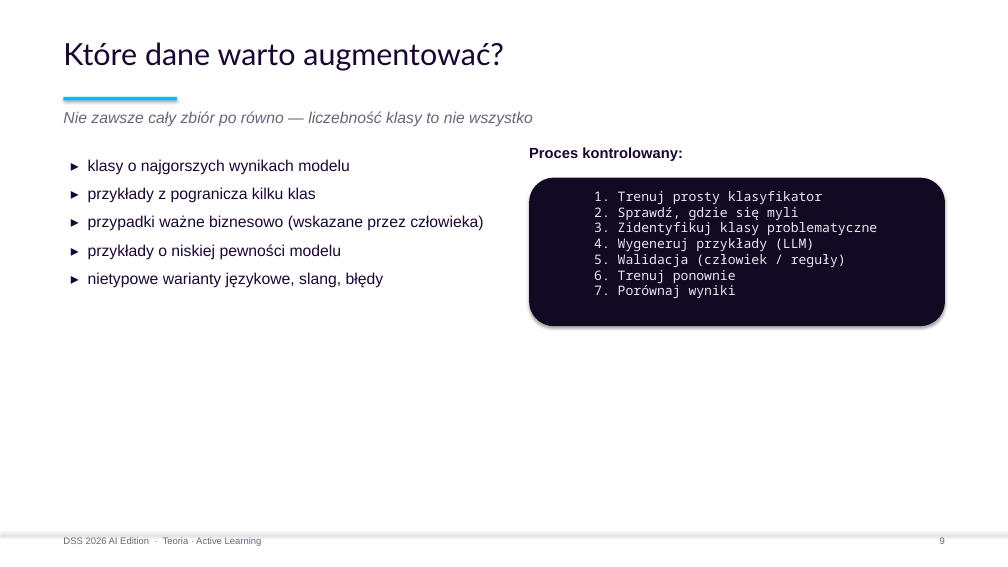
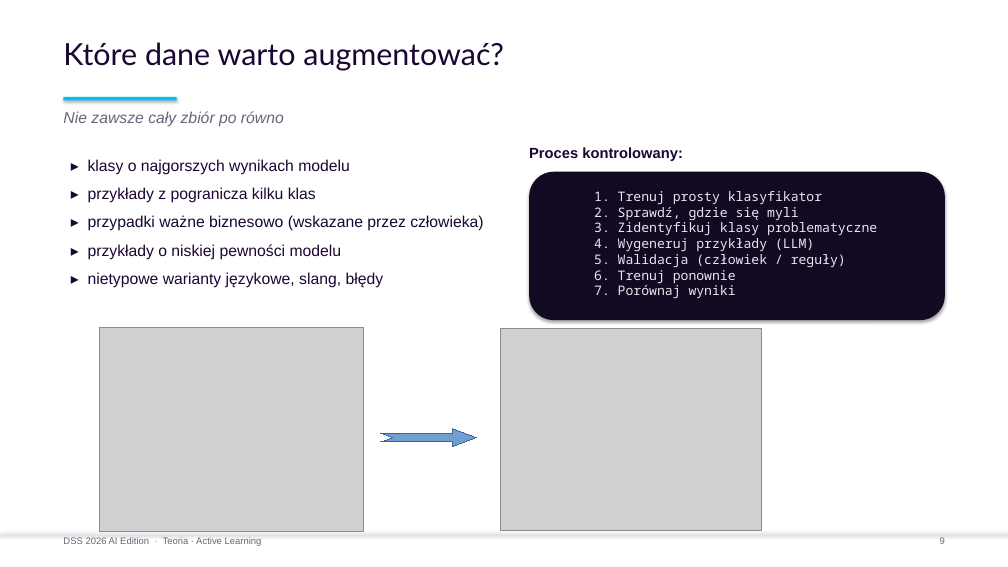
Before and after one commit to radlab-dev-group/.github, a slide deck: slide 9 of conf/DSS_20260618/presentation/pptx/DSS_2026_Tutorial.pptx. Drawn at 1008x567 pixels with LibreOffice and Linux fonts; fonts in the diff are those of the drawing; grey boxes stand for pictures. Boxes give left, top, right and bottom in pixels: in the first picture for what was removed or moved away, otherwise in the second. Text is boxed around its words. In the diff, an @@ line names an element or a change of style, - is before the commit and + after.

```diff
--- a/conf/DSS_20260618/presentation/pptx/DSS_2026_Tutorial.pptx
+++ b/conf/DSS_20260618/presentation/pptx/DSS_2026_Tutorial.pptx
@@ text at (63, 111, 284, 127): text changed @@
-Nie zawsze cały zbiór po równo — liczebność klasy to nie wszystko
+Nie zawsze cały zbiór po równo
@@ rounded rectangle: place and size @@
-rounded rectangle at (529, 178, 945, 326)
+rounded rectangle at (529, 172, 945, 320)
@@ picture added at (99, 327, 363, 531) @@
@@ picture added at (501, 328, 762, 530) @@
@@ freeform shape added at (381, 429, 476, 447), fill #729FCF, outline #3465A4 0 pt @@
```
Also in this commit, not shown: 10 other slides changed, 1 other file.
